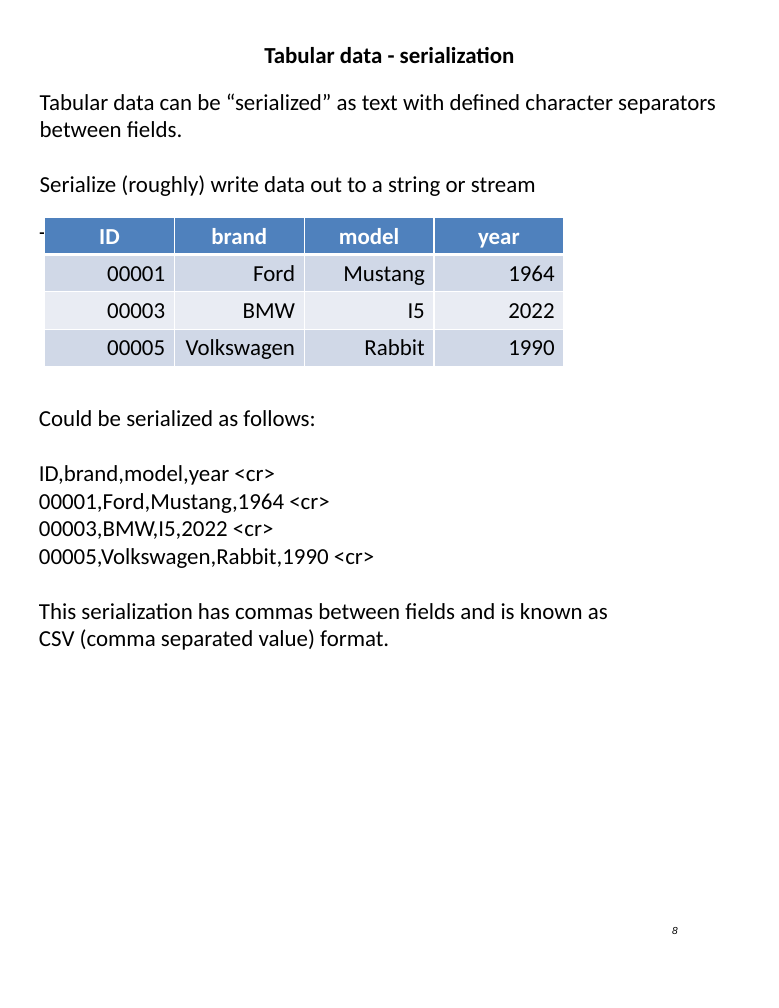
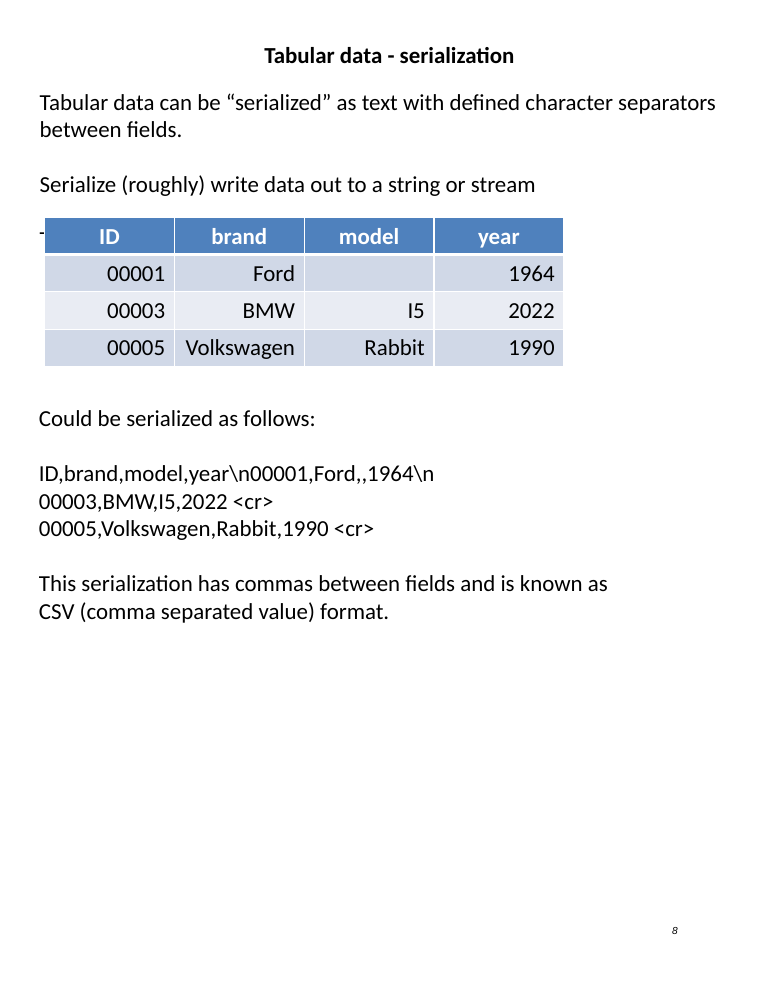
Before and after one commit to Drshelden/DP2, a slide deck: slide 4 of Classes/Week 08 - Data 1/Class 08 - Data 01.pptx. Drawn at 779x1008 pixels with LibreOffice and Linux fonts; fonts in the diff are those of the drawing. Boxes give left, top, right and bottom in pixels: in the first picture for what was removed or moved away, otherwise in the second. Text is boxed around its words. In the diff, an @@ line names an element or a change of style, - is before the commit and + after.

```diff
--- a/Classes/Week 08 - Data 1/Class 08 - Data 01.pptx
+++ b/Classes/Week 08 - Data 1/Class 08 - Data 01.pptx
@@ table at [45,217,565,366] @@
-row 2, column 3: Mustang
+row 2, column 3: 
@@ text at [39,465,435,485]: text changed @@
-ID,brand,model,year <cr>
-00001,Ford,Mustang,1964 <cr>
+ID,brand,model,year\n00001,Ford,,1964\n
```
Also in this commit, not shown: 23 other files.
